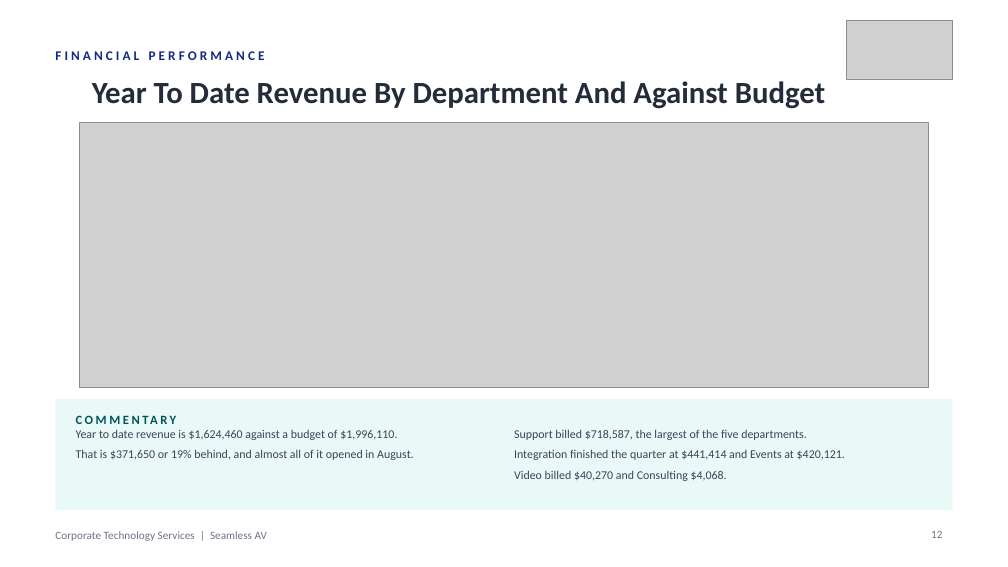
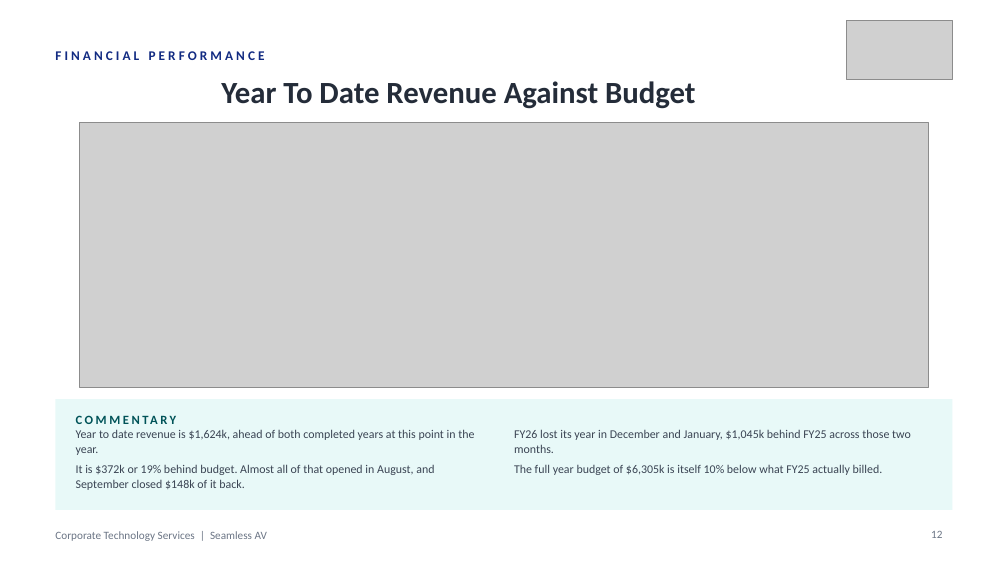
Before and after one commit to WesleyNelson-O33/Claude, a slide deck: slide 12 of deck/CTS Monthly Business Review - 30092026.pptx. Drawn at 1008x567 pixels with LibreOffice and Linux fonts; fonts in the diff are those of the drawing; grey boxes stand for pictures. Boxes give left, top, right and bottom in pixels: in the first picture for what was removed or moved away, otherwise in the second. Text is boxed around its words. In the diff, an @@ line names an element or a change of style, - is before the commit and + after.

```diff
--- a/deck/CTS Monthly Business Review - 30092026.pptx
+++ b/deck/CTS Monthly Business Review - 30092026.pptx
@@ text at [221,81,695,109]: text changed @@
-Year To Date Revenue By Department And Against Budget
+Year To Date Revenue Against Budget
@@ text at [76,429,474,490]: text changed @@
-Year to date revenue is $1,624,460 against a budget of $1,996,110.
-That is $371,650 or 19% behind, and almost all of it opened in August.
+Year to date revenue is $1,624k, ahead of both completed years at this point in the year.
+It is $372k or 19% behind budget. Almost all of that opened in August, and September closed $148k of it back.
@@ text at [514,429,911,475]: text changed @@
-Support billed $718,587, the largest of the five departments.
-Integration finished the quarter at $441,414 and Events at $420,121.
-Video billed $40,270 and Consulting $4,068.
+FY26 lost its year in December and January, $1,045k behind FY25 across those two months.
+The full year budget of $6,305k is itself 10% below what FY25 actually billed.
```
Also in this commit, not shown: 1 slide added, 6 other files.
